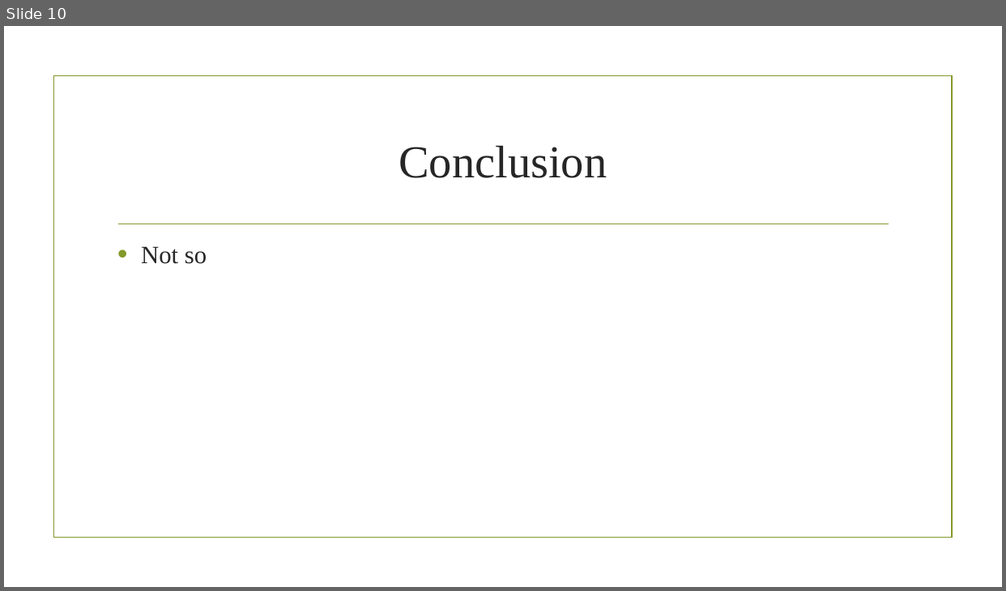
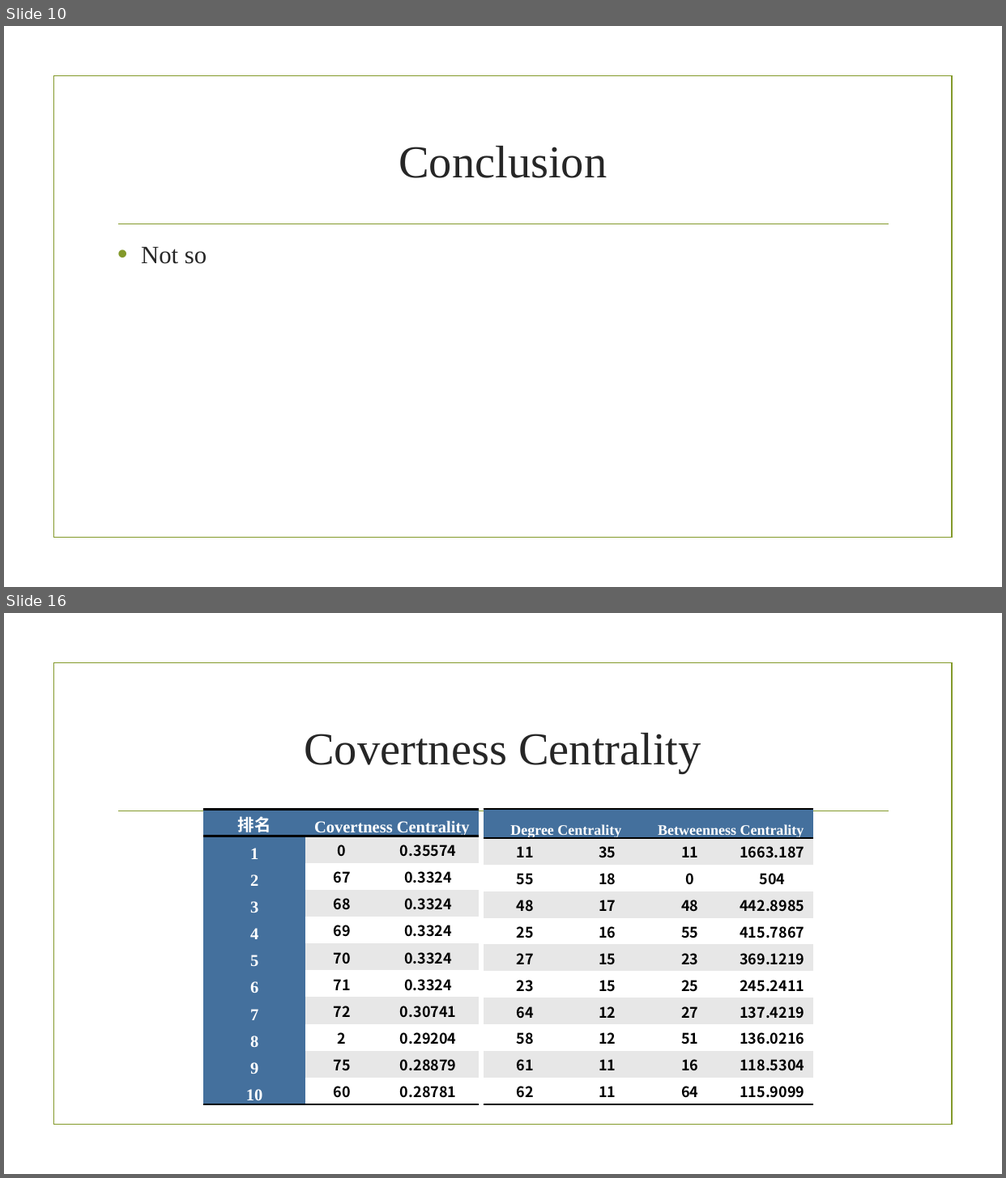
Before and after one commit to stevenyvette/train-bombing, a slide deck: 11.30组会.pptx. Shown one above the other, each under a label of ours: slide 10 before the commit, slides 10 and 16 after it; the slides between them are not shown. The pictures are 1006x591 and 1006x1178 pixels, drawn with LibreOffice and Linux fonts; fonts in the diff are those of the drawing; background and template pictures are left out. Boxes give left, top, right and bottom in pixels: in the first picture for what was removed or moved away, otherwise in the second. Text is boxed around its words. In the diff, an @@ line names an element or a change of style, - is before the commit and + after.

```diff
--- a/11.30组会.pptx
+++ b/11.30组会.pptx
@@ slide 16 added at <box>4,613,1002,1174</box>, background picture (left out); not listed: 2 template elements that a slide beside it also shows @@
@@ title added at <box>304,733,701,773</box>, 44 pt, text #262626 @@
+Covertness Centrality
@@ table added at <box>203,809,479,1108</box>, 11 rows, 3 columns @@
+排名 | Covertness Centrality | 
+1 | 0 | 0.35574
+2 | 67 | 0.3324
+3 | 68 | 0.3324
+4 | 69 | 0.3324
+5 | 70 | 0.3324
+6 | 71 | 0.3324
+7 | 72 | 0.30741
+8 | 2 | 0.29204
+9 | 75 | 0.28879
+10 | 60 | 0.28781
@@ table added at <box>484,809,813,1105</box>, 11 rows, 4 columns @@
+Degree Centrality |  | Betweenness Centrality | 
+11 | 35 | 11 | 1663.187
+55 | 18 | 0 | 504
+48 | 17 | 48 | 442.8985
+25 | 16 | 55 | 415.7867
+27 | 15 | 23 | 369.1219
+23 | 15 | 25 | 245.2411
+64 | 12 | 27 | 137.4219
+58 | 12 | 51 | 136.0216
+61 | 11 | 16 | 118.5304
+62 | 11 | 64 | 115.9099
```
Also in this commit, not shown: 2 slides changed, 7 other slides added, 1 slide removed, 28 other files.
